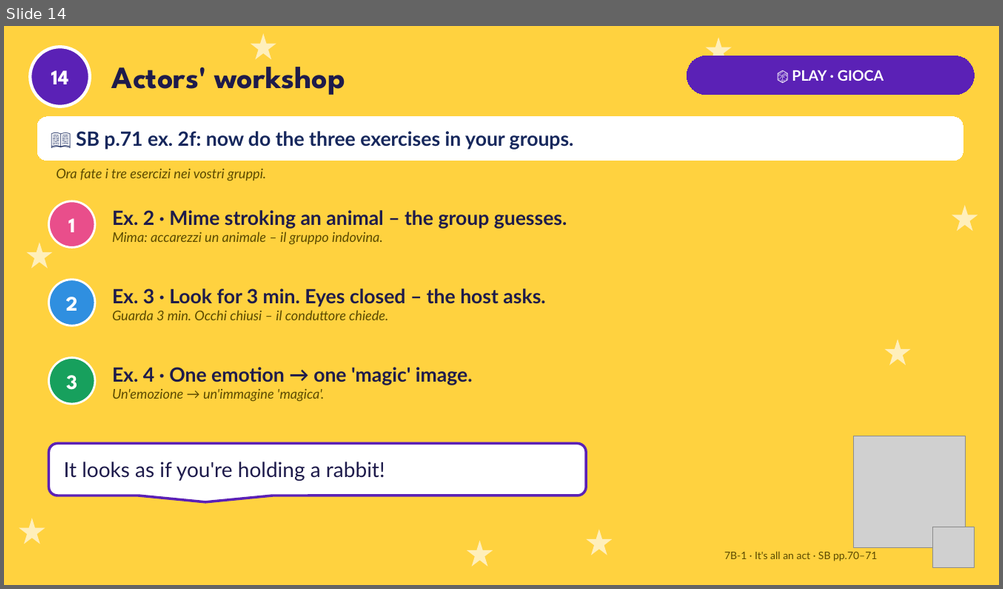
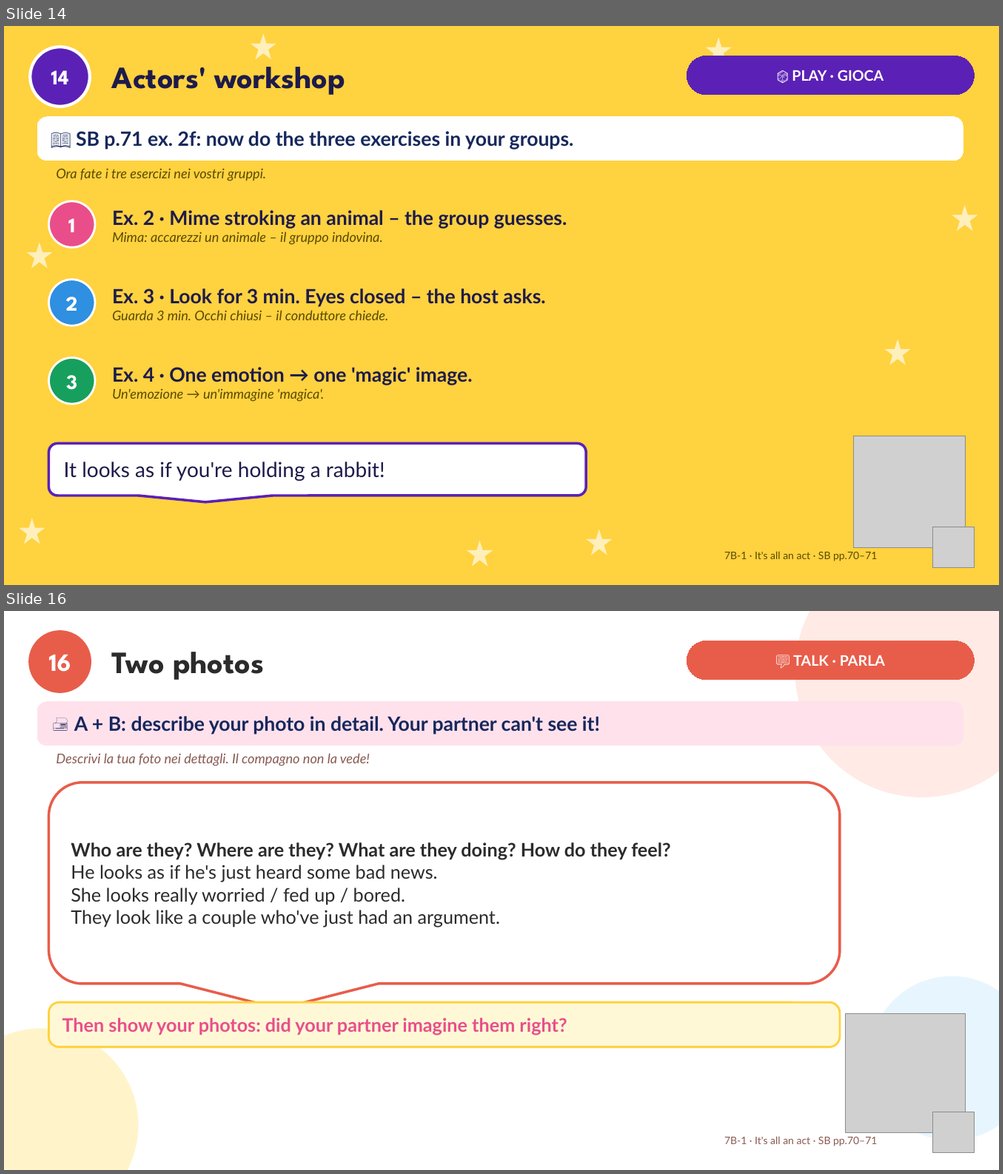
Before and after one commit to londonlanguageschool/Bagheria-, a slide deck: materials/B2/B2_7B-1_Its_all_an_act.pptx. Shown one above the other, each under a label of ours: slide 14 before the commit, slides 14 and 16 after it; the slides between them are not shown. The pictures are 1003x589 and 1003x1174 pixels, drawn with LibreOffice and Linux fonts; fonts in the diff are those of the drawing; grey boxes stand for pictures. Boxes give left, top, right and bottom in pixels: in the first picture for what was removed or moved away, otherwise in the second. Text is boxed around its words. In the diff, an @@ line names an element or a change of style, - is before the commit and + after.

```diff
--- a/materials/B2/B2_7B-1_Its_all_an_act.pptx
+++ b/materials/B2/B2_7B-1_Its_all_an_act.pptx
@@ slide 16 added at (4,611,999,1170), background #FFFFFF @@
@@ ellipse added at (30,632,90,692), fill #E85D4A, outline #E85D4A 3 pt, 24 pt, text #FFFFFF, bold @@
+16
@@ ellipse added at (795,611,999,797), fill #FFE3DD at 75% opacity @@
@@ text added at (112,652,264,680), 30 pt, text #2B2B2B, bold @@
+Two photos
@@ rounded rectangle added at (687,641,974,680), fill #E85D4A, outline #E85D4A 0.75 pt, 14 pt, text #FFFFFF, bold @@
+💬 TALK · PARLA
@@ rounded rectangle added at (37,702,963,745), fill #FFE1EC, outline #FFE1EC 0.75 pt, 19 pt, text #16275C, bold @@
+🖨 A + B: describe your photo in detail. Your partner can't see it!
@@ text added at (56,753,370,766), 13 pt, text #8A5A52, italic @@
+Descrivi la tua foto nei dettagli. Il compagno non la vede!
@@ rounded speech box added at (48,783,839,984), fill #FFFFFF, outline #E85D4A 2.5 pt, 18 pt, text #2B2B2B @@
+Who are they? Where are they? What are they doing? How do they feel?
+He looks as if he's just heard some bad news.
+She looks really worried / fed up / bored.
+They look like a couple who've just had an argument.
@@ ellipse added at (870,977,999,1141), fill #E0F2FE at 75% opacity @@
@@ rounded rectangle added at (48,1002,839,1048), fill #FFF8D6, outline #FFD23F 2 pt, 18 pt, text #E94E8B, bold @@
+Then show your photos: did your partner imagine them right?
@@ ellipse added at (4,1029,138,1170), fill #FFF1B8 at 75% opacity @@
@@ picture added at (845,1014,965,1133) @@
@@ picture added at (933,1113,974,1153) @@
@@ text added at (724,1136,876,1147), 10 pt, text #8A5A52 @@
+7B-1 · It's all an act · SB pp.70–71
```
Also in this commit, not shown: 2 slides changed, 1 other slide added, 3 other files.
